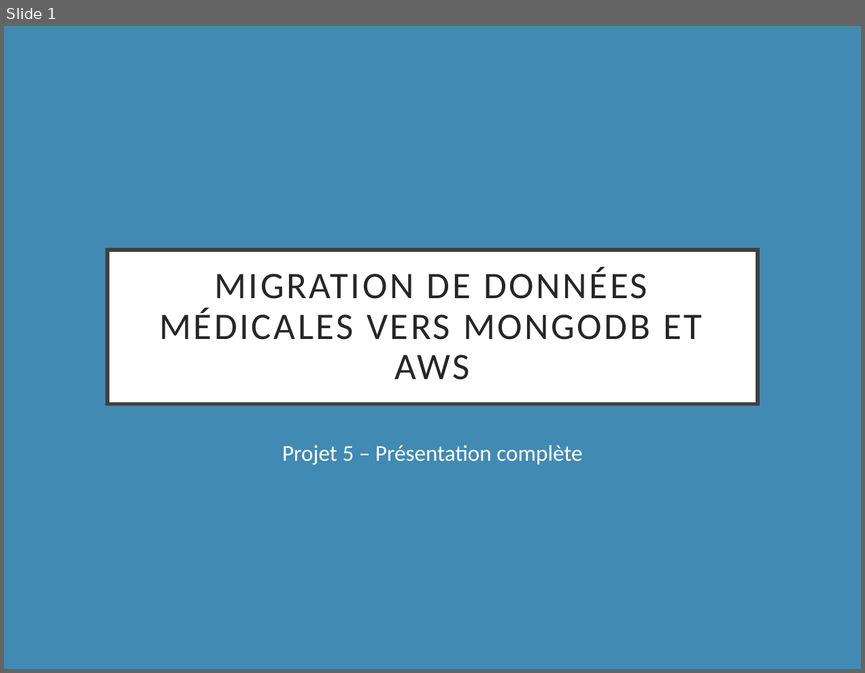
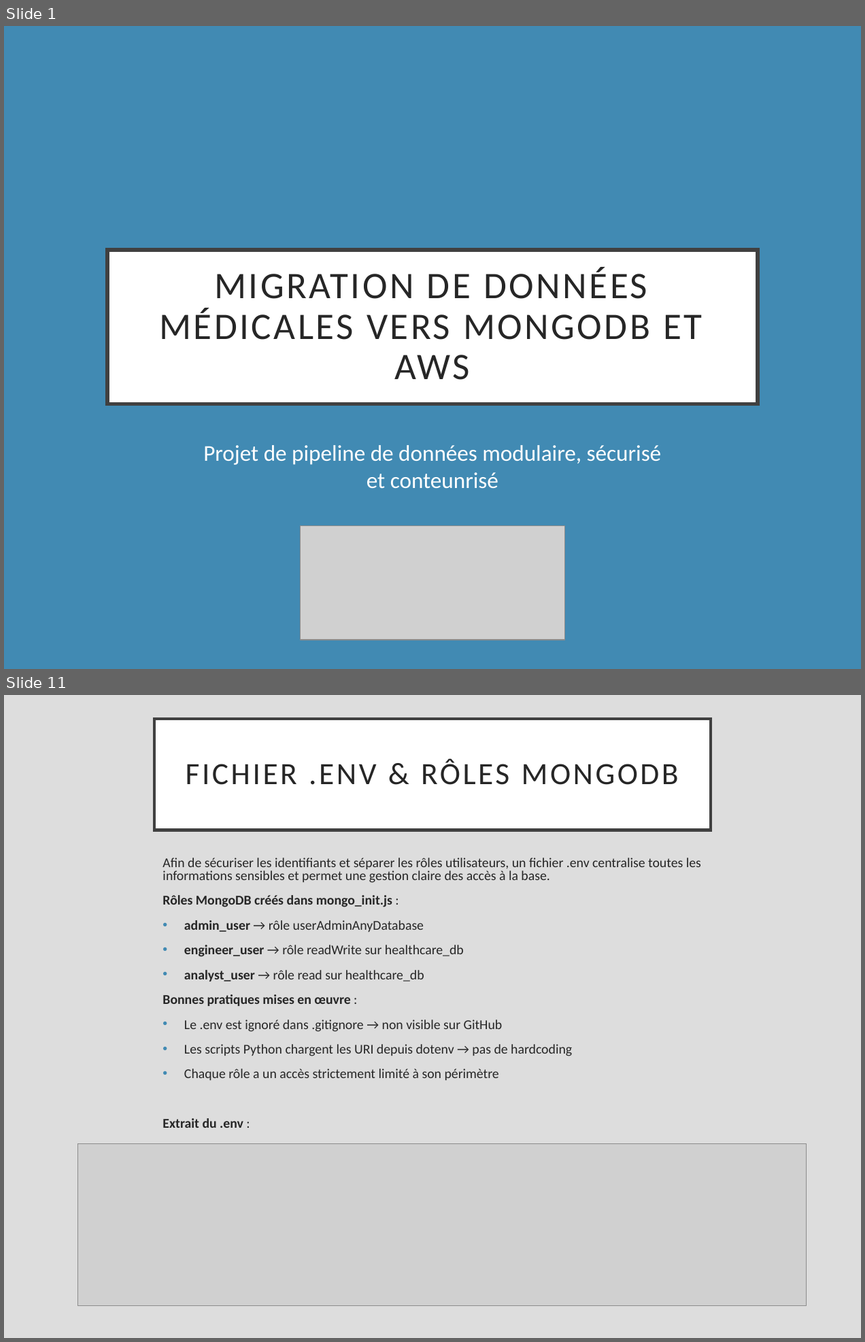
Before and after one commit to alexqtn/projet_5, a slide deck: Presantation.pptx. Shown one above the other, each under a label of ours: slide 1 before the commit, slides 1 and 11 after it; the slides between them are not shown. The pictures are 865x673 and 865x1342 pixels, drawn with LibreOffice and Linux fonts; fonts in the diff are those of the drawing; grey boxes stand for pictures. Boxes give left, top, right and bottom in pixels: in the first picture for what was removed or moved away, otherwise in the second. Text is boxed around its words. In the diff, an @@ line names an element or a change of style, - is before the commit and + after.

```diff
--- a/Presantation.pptx
+++ b/Presantation.pptx
@@ slide 11 added at box(4, 695, 861, 1338), background #DDDDDD @@
@@ title added at box(154, 719, 710, 830), fill #FFFFFF, outline #404040 2.5 pt, 26 pt, text #262626 @@
+FICHIER .ENV & RÔLES MONGODB
@@ text added at box(162, 858, 701, 1127), 11.2 pt, text #262626 @@
+Afin de sécuriser les identifiants et séparer les rôles utilisateurs, un fichier .env centralise toutes les informations sensibles et permet une gestion claire des accès à la base.
+Rôles MongoDB créés dans mongo_init.js :
+• admin_user → rôle userAdminAnyDatabase
+• engineer_user → rôle readWrite sur healthcare_db
+• analyst_user → rôle read sur healthcare_db
+Bonnes pratiques mises en œuvre :
+• Le .env est ignoré dans .gitignore → non visible sur GitHub
+• Les scripts Python chargent les URI depuis dotenv → pas de hardcoding
+• Chaque rôle a un accès strictement limité à son périmètre
+Extrait du .env :
@@ picture added at box(77, 1144, 806, 1306) @@
@@ slide 1 changed as well @@
@@ subtitle at box(203, 445, 662, 488): text changed @@
-Projet 5 – Présentation complète
+Projet de pipeline de données modulaire, sécurisé et conteunrisé
@@ picture added at box(300, 526, 564, 639) @@
```
Also in this commit, not shown: 2 other slides changed, 17 other slides added, 8 slides removed, 6 other files.
